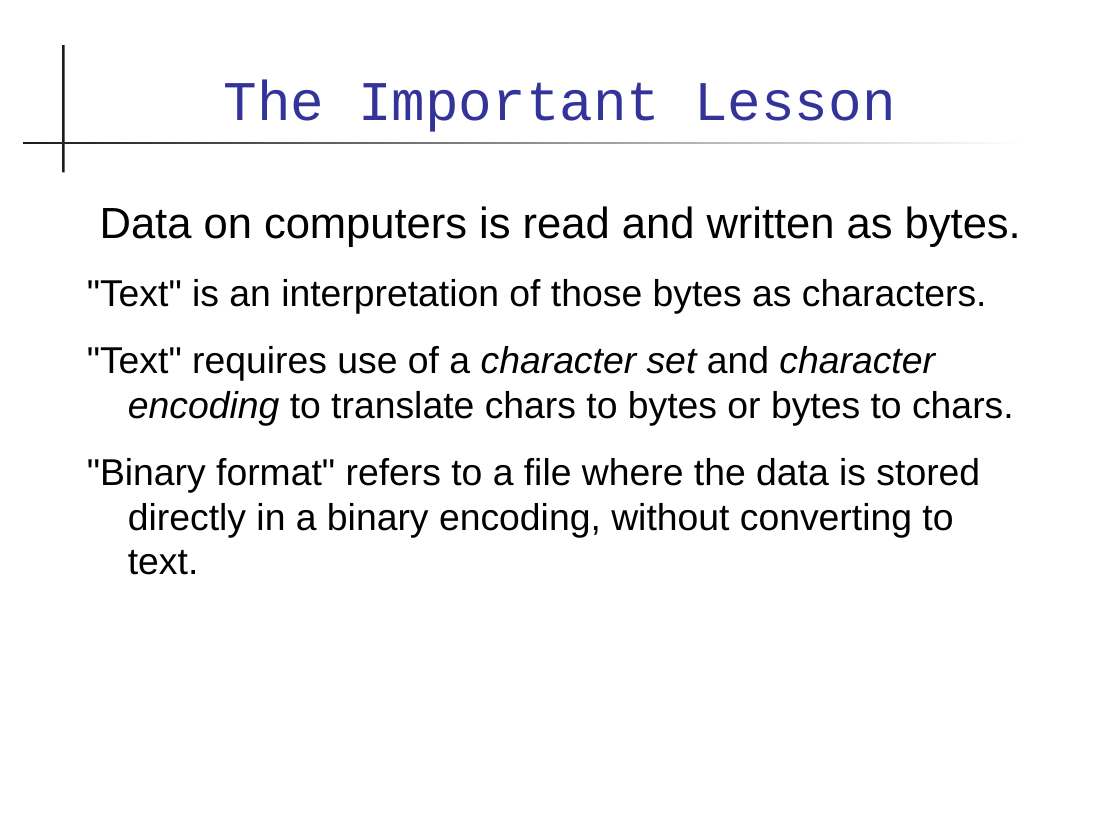
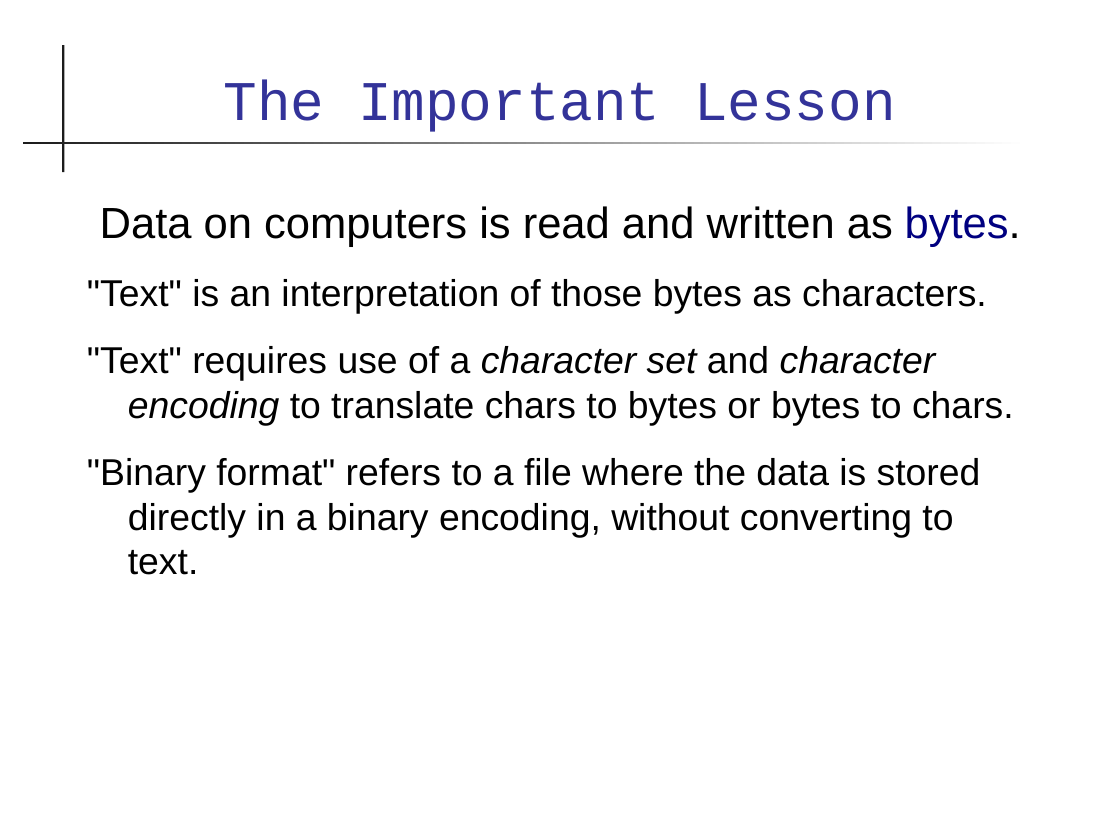
Before and after one commit to skeoop/skeoop.github.io, a slide deck: slide 10 of io/Input-Output.ppt. Drawn at 1120x840 pixels with LibreOffice and Linux fonts; fonts in the diff are those of the drawing. Boxes give left, top, right and bottom in pixels: in the first picture for what was removed or moved away, otherwise in the second. Text is boxed around its words. In the diff, an @@ line names an element or a change of style, - is before the commit and + after.

```diff
--- a/io/Input-Output.ppt
+++ b/io/Input-Output.ppt
@@ text "Data on computers is read ..." at (x1=87, y1=206, x2=1021, y2=575): text colour #000000 to #000080 in "bytes."; indent changed @@
```
Also in this commit, not shown: 15 other slides changed, 1 slide added, 1 other file.
